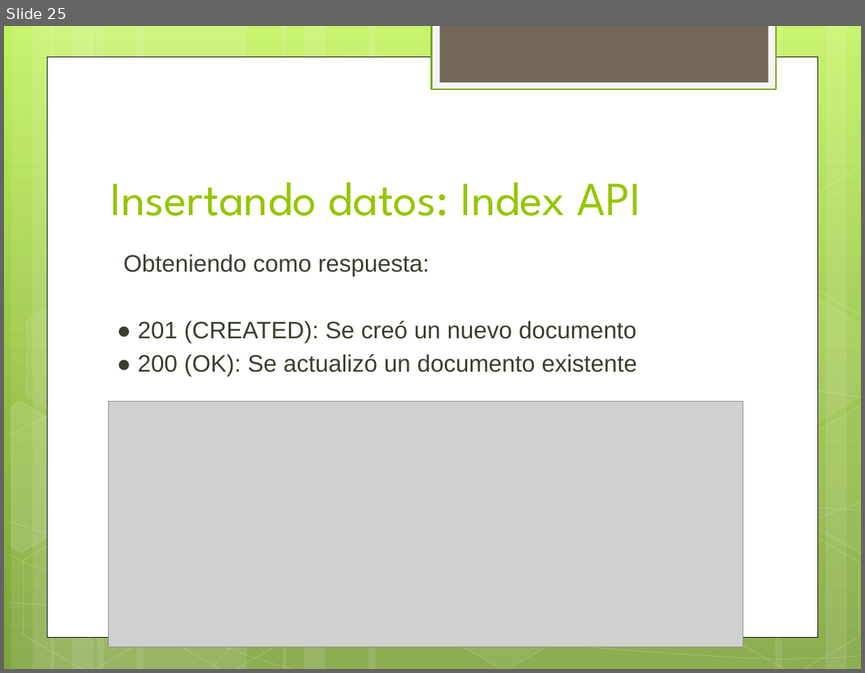
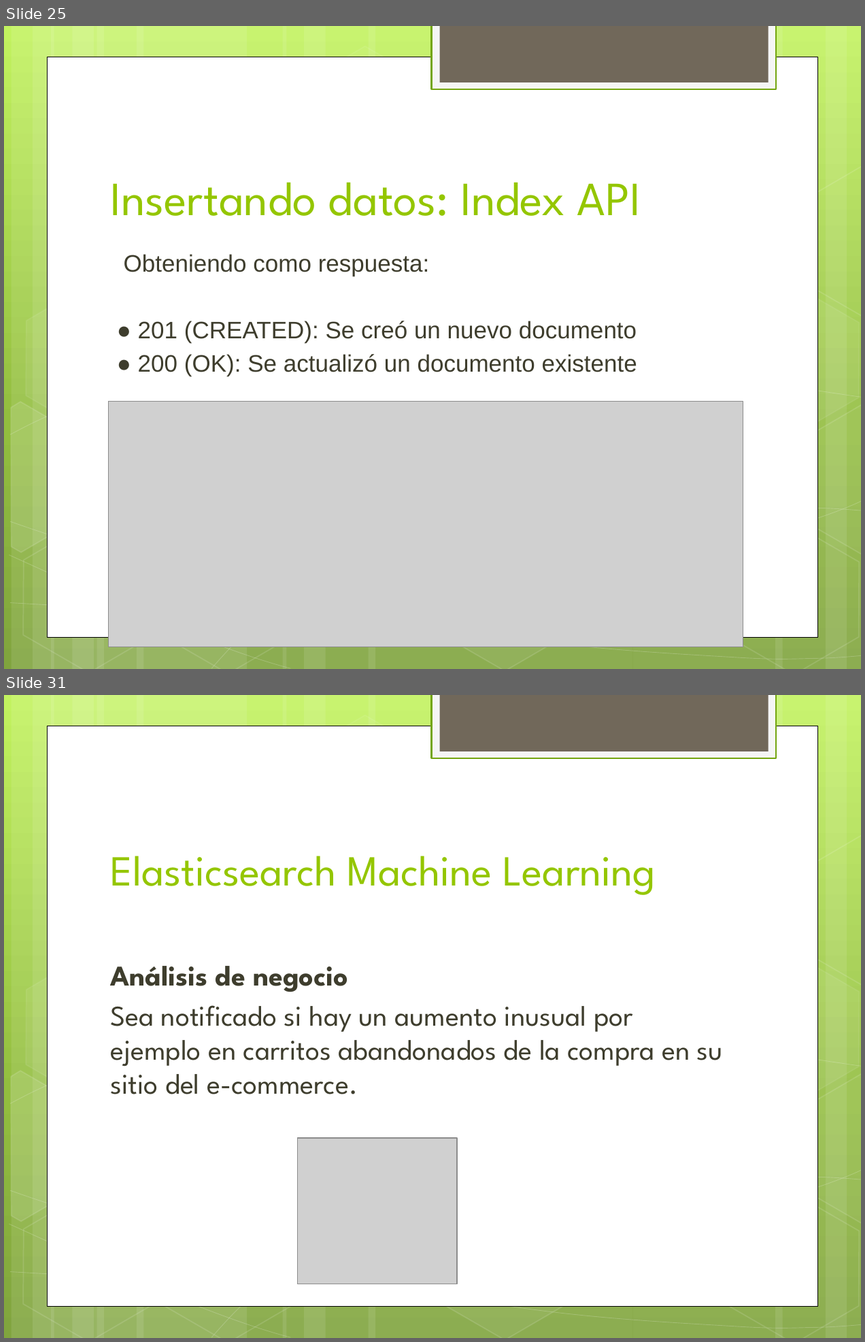
Before and after one commit to danielrpg/searchEngineAPI, a slide deck: document/ElasticSearch.pptx. Shown one above the other, each under a label of ours: slide 25 before the commit, slides 25 and 31 after it; the slides between them are not shown. The pictures are 865x673 and 865x1342 pixels, drawn with LibreOffice and Linux fonts; fonts in the diff are those of the drawing; grey boxes stand for pictures. Boxes give left, top, right and bottom in pixels: in the first picture for what was removed or moved away, otherwise in the second. Text is boxed around its words. In the diff, an @@ line names an element or a change of style, - is before the commit and + after.

```diff
--- a/document/ElasticSearch.pptx
+++ b/document/ElasticSearch.pptx
@@ slide 31 added at bbox=[4, 695, 861, 1338], background gradient #C3F35F to #93BF3F to #81A53E; not listed: 31 template elements that a slide beside it also shows @@
@@ title added at bbox=[110, 855, 655, 895], 36 pt, text #94C600 @@
+Elasticsearch Machine Learning
@@ text added at bbox=[110, 966, 723, 1094], 24 pt, text #3E3D2D @@
+Análisis de negocio
+Sea notificado si hay un aumento inusual por ejemplo en carritos abandonados de la compra en su sitio del e-commerce.
@@ picture added at bbox=[298, 1138, 458, 1284] @@
```
Also in this commit, not shown: 8 other slides added, 2 other files.
